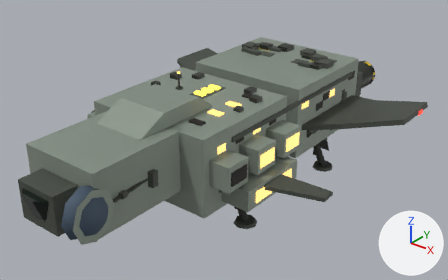
A saved change to the glTF model ref/glb/liner-m.glb.
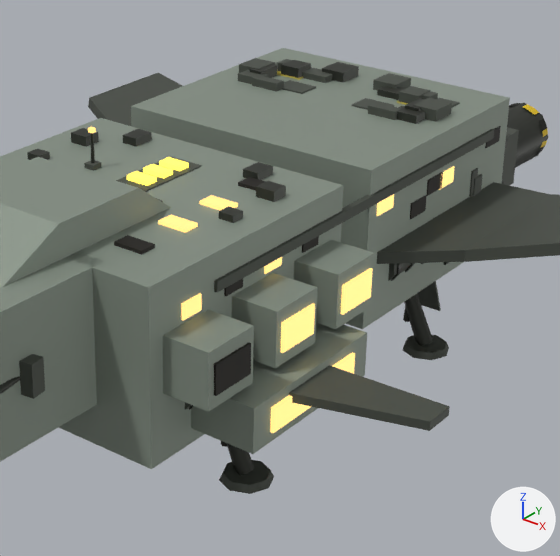
Each version appears first whole from a camera (50 mm lens) standing at (6.53, -7.99, 5.95) and looking at (0.13, 0.01, 1.0), and next in a close-up on the part from 31% to 85% of the width and 6% to 91% of the height. The axes (+X, +Y, +Z) are drawn at lower right. The lights are the same throughout. The first two pictures are the older version. Where no turn or scale is listed for an object, it has been applied to the vertices.
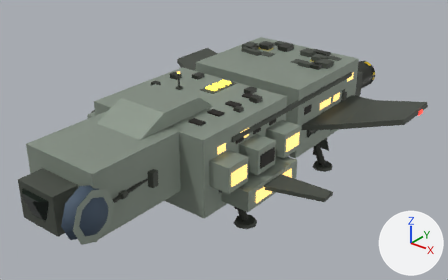
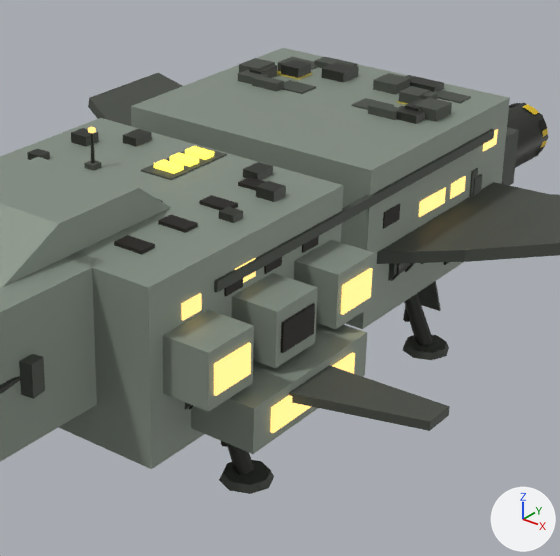
Pixel boxes (x1, y1, x2, y2) of what changed, in the close-ups (560 x 556 px):
'passengerPod2RWindow', recoloured (lighter)
    both: (214, 343, 251, 396)
'passengerPod1RWindow', recoloured (darker)
    both: (281, 303, 315, 353)
'iffPlinthDorsal', moved
    before: (116, 157, 202, 192)
    after: (141, 146, 227, 180)
'linerShipAftGreeble0R', moved
    before: (377, 86, 405, 100)
    after: (405, 75, 444, 92)
'iffLampDorsal2', moved
    before: (127, 171, 157, 186)
    after: (154, 159, 184, 174)
'iffLampDorsal1', moved
    before: (143, 164, 173, 179)
    after: (170, 153, 199, 167)
'iffLampDorsal0', moved
    before: (159, 157, 189, 171)
    after: (185, 146, 214, 160)
'linerShipAftGreeble0L', moved
    before: (302, 67, 332, 83)
    after: (314, 57, 357, 68)
'linerShiphullSection1HullWindow1R', recoloured, moved
    before: (427, 172, 443, 196)
    after: (450, 176, 466, 199)
'linerShiphullSection1HullWindow0R', reshaped, moved
    before: (439, 166, 455, 190)
    after: (383, 204, 400, 229)
'linerShiphullSection1HullWindow3R', recoloured, reshaped, moved
    before: (410, 195, 427, 219)
    after: (431, 187, 446, 211)
'fwdBlockSkylight2', recoloured (darker)
    both: (158, 215, 198, 233)
'linerShiphullSection1HullWindow2R', recoloured, moved
    before: (485, 126, 501, 148)
    after: (419, 193, 435, 217)
'linerShiphullSection1HullWindow4R', moved
    before: (377, 194, 394, 216)
    after: (483, 129, 498, 152)
'fwdBlockSkylight1', recoloured (darker)
    both: (199, 195, 238, 210)
'linerShipAftDecal0R', moved (mostly hidden before)
    before: (437, 97, 460, 107)
    after: (431, 89, 471, 103)
'fwdBlockWindow1R', recoloured (darker)
    both: (264, 257, 282, 274)
'linerShipAftDecal0L', moved (not visible before)
    after: (287, 57, 318, 70)
'linerShiphullMainHullWindow2R', added
    after: (234, 258, 256, 283)

The change in detail:
me_mesh_20 has 8 vertices, 12 faces and spans x -0.015..0.015, y -0.185..0.185, z -0.115..0.115.
me_mesh_20 no longer uses material mat_cabinlight (brown #3a2f18, glowing orange #f2c877).
me_mesh_20 gains material mat_cabindark (black #14100a).
me_mesh_24 has 8 vertices, 12 faces and spans x -0.015..0.015, y -0.185..0.185, z -0.115..0.115.
me_mesh_24 no longer uses material mat_cabindark (black #14100a).
me_mesh_24 gains material mat_cabinlight (brown #3a2f18, glowing orange #f2c877).
me_mesh_39 has 8 vertices, 12 faces and spans x -0.02..0.02, y -0.096..0.096, z -0.061..0.061.
me_mesh_39 no longer uses material mat_cabinlight (brown #3a2f18, glowing orange #f2c877).
me_mesh_39 gains material mat_cabindark (black #14100a).
me_mesh_40 has 8 vertices, 12 faces and spans x -0.12..0.12, y -0.068..0.068, z -0.015..0.015.
me_mesh_40 no longer uses material mat_cabinlight (brown #3a2f18, glowing orange #f2c877).
me_mesh_40 gains material mat_cabindark (black #14100a).
me_mesh_45 has 8 vertices, 12 faces and spans x -0.12..0.12, y -0.068..0.068, z -0.015..0.015.
me_mesh_45 no longer uses material mat_cabinlight (brown #3a2f18, glowing orange #f2c877).
me_mesh_45 gains material mat_cabindark (black #14100a).
me_mesh_198 has 8 vertices, 12 faces and spans x -0.02..0.02, y -0.115..0.115, z -0.068..0.068.
me_mesh_198 no longer uses material mat_cabindark (black #14100a).
me_mesh_198 gains material mat_cabinlight (brown #3a2f18, glowing orange #f2c877).
Object 'linerShiphullSection1HullWindow0R' (ob_linershiphullsection1hullwindow0r) now shows me_mesh_196 instead of me_mesh_194.
Object 'linerShiphullSection1HullWindow0R' (ob_linershiphullsection1hullwindow0r) moves from (1.19, 1.37, 0.928) to (1.19, 0.522, 0.869).
Object 'linerShiphullSection1HullWindow1R' (ob_linershiphullsection1hullwindow1r) moves from (1.19, 1.179, 0.935) to (1.19, 1.582, 0.777).
Object 'linerShiphullSection1HullWindow2R' (ob_linershiphullsection1hullwindow2r) moves from (1.19, 2.14, 1.066) to (1.19, 1.075, 0.78).
Object 'linerShiphullSection1HullWindow3R' (ob_linershiphullsection1hullwindow3r) now shows me_mesh_202 instead of me_mesh_200.
Object 'linerShiphullSection1HullWindow3R' (ob_linershiphullsection1hullwindow3r) moves from (1.19, 0.933, 0.81) to (1.19, 1.252, 0.777).
Object 'linerShiphullSection1HullWindow4R' (ob_linershiphullsection1hullwindow4r) moves from (1.19, 0.418, 1.007) to (1.19, 2.095, 1.049).
Object 'linerShipAftGreeble0L' (ob_linershipaftgreeble0l) moves from (-0.45, 2.417, 2.016) to (-0.45, 2.771, 2.016).
Object 'linerShipAftGreeble0R' (ob_linershipaftgreeble0r) moves from (0.45, 2.417, 2.016) to (0.45, 2.771, 2.016).
Object 'linerShipAftDecal0L' (ob_linershipaftdecal0l) moves from (-0.764, 2.484, 2.0) to (-0.764, 2.682, 2.0).
Object 'linerShipAftDecal0R' (ob_linershipaftdecal0r) moves from (0.764, 2.484, 2.0) to (0.764, 2.682, 2.0).
Object 'iffPlinthDorsal' (ob_iffplinthdorsal) moves from (0.0, -0.289, 1.984) to (0.0, 0.023, 1.984).
Object 'iffLampDorsal0' (ob_ifflampdorsal0) moves from (0.0, -0.693, 1.372) to (0.0, -0.381, 1.372).
Object 'iffLampDorsal1' (ob_ifflampdorsal1) moves from (0.0, -0.289, 2.021) to (0.0, 0.023, 2.021).
Object 'iffLampDorsal2' (ob_ifflampdorsal2) moves from (0.0, -1.068, 1.372) to (0.0, -0.756, 1.372).
Object 'linerShiphullMainHullWindow2R' (ob_linershiphullmainhullwindow2r) is new; it shows a copy of the mesh of ob_linershiphullsection1hullwindow4r.
Its location is (1.19, -0.802, 1.734).
